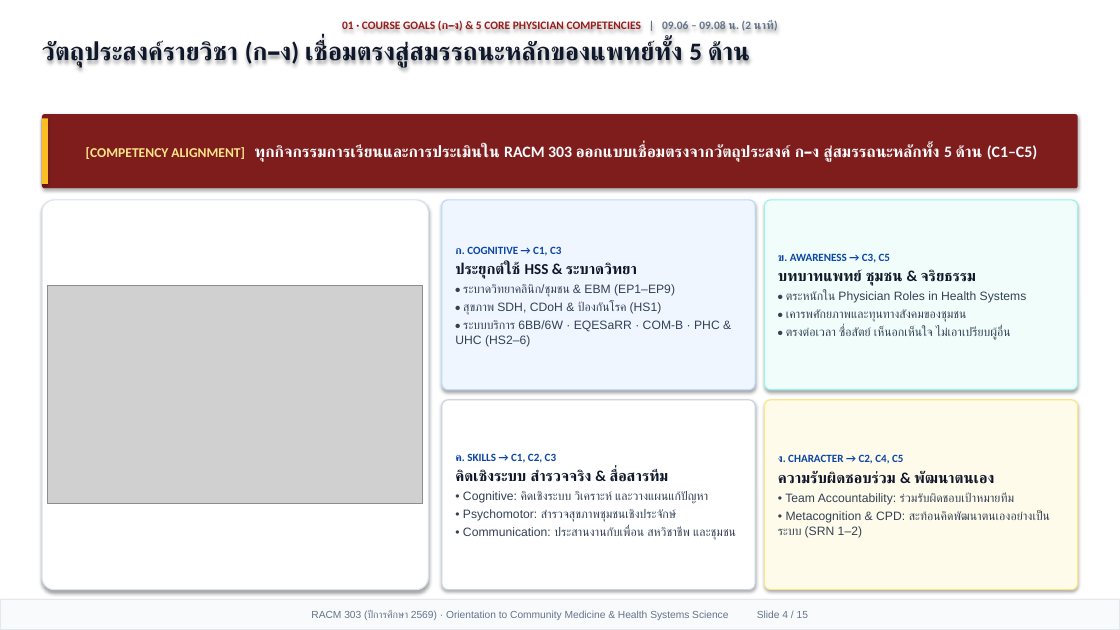
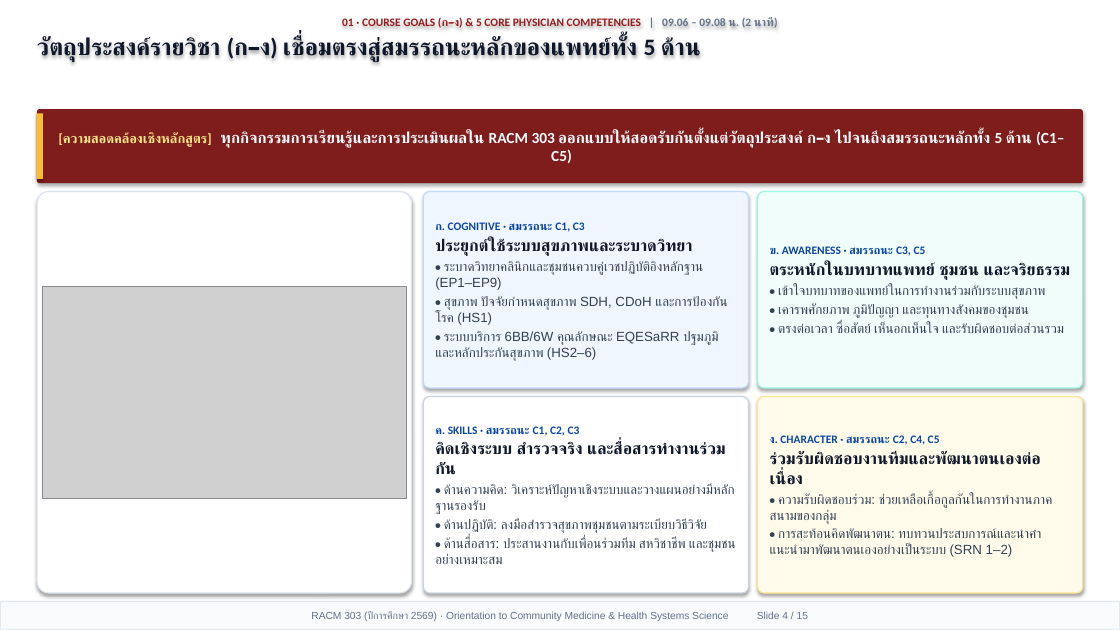
Before and after one commit to smartwoo/racm303-2569-faculty-member, a slide deck: slide 4 of exports/pptx/RACM303_2569_Orientation_Slides.pptx. Drawn at 1120x630 pixels with LibreOffice and Linux fonts; fonts in the diff are those of the drawing; grey boxes stand for pictures. Boxes give left, top, right and bottom in pixels: in the first picture for what was removed or moved away, otherwise in the second. Text is boxed around its words. In the diff, an @@ line names an element or a change of style, - is before the commit and + after.

```diff
--- a/exports/pptx/RACM303_2569_Orientation_Slides.pptx
+++ b/exports/pptx/RACM303_2569_Orientation_Slides.pptx
@@ text "01 · COURSE GOALS (ก–ง) ..." at (x1=37, y1=17, x2=778, y2=62): size 21.5 to 20.2 pt in "วัตถุประสงค์รายวิชา (ก–ง) เชื่อมตรงสู่สมรรถนะหลักของแพทย์ทั้ ..." @@
@@ rectangle moved from (x1=42, y1=118, x2=48, y2=184) to (x1=37, y1=113, x2=43, y2=179) @@
@@ rounded rectangle "[ความสอดคล้องเชิงหลักสูตร] ทุกกิจกรรมการเรียนรู้และการประเมิ ..." resized from (x1=42, y1=114, x2=1078, y2=188) to (x1=37, y1=109, x2=1083, y2=183) @@
@@ text in rounded rectangle at (x1=59, y1=130, x2=1064, y2=163): text changed; size 13.6 to 13.2 pt @@
-[COMPETENCY ALIGNMENT] ทุกกิจกรรมการเรียนและการประเมินใน RACM 303 ออกแบบเชื่อมตรงจากวัตถุประสงค์ ก–ง สู่สมรรถนะหลักทั้ง 5 ด้าน (C1–C5)
+[ความสอดคล้องเชิงหลักสูตร] ทุกกิจกรรมการเรียนรู้และการประเมินผลใน RACM 303 ออกแบบให้สอดรับกันตั้งแต่วัตถุประสงค์ ก–ง ไปจนถึงสมรรถนะหลักทั้ง 5 ด้าน (C1–C5)
@@ rounded rectangle resized from (x1=42, y1=200, x2=429, y2=590) to (x1=37, y1=192, x2=412, y2=593) @@
@@ rounded rectangle "ก. COGNITIVE · สมรรถนะ C1, ..." resized from (x1=442, y1=200, x2=755, y2=390) to (x1=423, y1=192, x2=749, y2=388) @@
@@ rounded rectangle "ข. AWARENESS · สมรรถนะ C3, ..." resized from (x1=765, y1=200, x2=1078, y2=390) to (x1=758, y1=192, x2=1083, y2=388) @@
@@ text in rounded rectangle at (x1=435, y1=222, x2=728, y2=361): text changed; size 10.4 to 11.4 pt @@
-ก. COGNITIVE → C1, C3
-ประยุกต์ใช้ HSS & ระบาดวิทยา
-• ระบาดวิทยาคลินิก/ชุมชน & EBM (EP1–EP9)
-• สุขภาพ SDH, CDoH & ป้องกันโรค (HS1)
-• ระบบบริการ 6BB/6W · EQESaRR · COM-B · PHC & UHC (HS2–6)
+ก. COGNITIVE · สมรรถนะ C1, C3
+ประยุกต์ใช้ระบบสุขภาพและระบาดวิทยา
+• ระบาดวิทยาคลินิกและชุมชนควบคู่เวชปฏิบัติอิงหลักฐาน (EP1–EP9)
+• สุขภาพ ปัจจัยกำหนดสุขภาพ SDH, CDoH และการป้องกันโรค (HS1)
+• ระบบบริการ 6BB/6W คุณลักษณะ EQESaRR ปฐมภูมิ และหลักประกันสุขภาพ (HS2–6)
@@ text in rounded rectangle at (x1=770, y1=246, x2=1071, y2=333): text changed; size 10.4 to 11.4 pt @@
-ข. AWARENESS → C3, C5
-บทบาทแพทย์ ชุมชน & จริยธรรม
-• ตระหนักใน Physician Roles in Health Systems
-• เคารพศักยภาพและทุนทางสังคมของชุมชน
-• ตรงต่อเวลา ซื่อสัตย์ เห็นอกเห็นใจ ไม่เอาเปรียบผู้อื่น
+ข. AWARENESS · สมรรถนะ C3, C5
+ตระหนักในบทบาทแพทย์ ชุมชน และจริยธรรม
+• เข้าใจบทบาทของแพทย์ในการทำงานร่วมกับระบบสุขภาพ
+• เคารพศักยภาพ ภูมิปัญญา และทุนทางสังคมของชุมชน
+• ตรงต่อเวลา ซื่อสัตย์ เห็นอกเห็นใจ และรับผิดชอบต่อส่วนรวม
@@ picture resized from (x1=48, y1=286, x2=423, y2=503) to (x1=42, y1=287, x2=407, y2=498) @@
@@ rounded rectangle "ค. SKILLS · สมรรถนะ C1, ..." resized from (x1=442, y1=400, x2=755, y2=590) to (x1=423, y1=397, x2=749, y2=593) @@
@@ rounded rectangle "ง. CHARACTER · สมรรถนะ C2, ..." resized from (x1=765, y1=400, x2=1078, y2=590) to (x1=758, y1=397, x2=1083, y2=593) @@
@@ text in rounded rectangle at (x1=435, y1=426, x2=736, y2=564): text changed; size 10.4 to 11.4 pt @@
-ค. SKILLS → C1, C2, C3
-คิดเชิงระบบ สำรวจจริง & สื่อสารทีม
-• Cognitive: คิดเชิงระบบ วิเคราะห์ และวางแผนแก้ปัญหา
-• Psychomotor: สำรวจสุขภาพชุมชนเชิงประจักษ์
-• Communication: ประสานงานกับเพื่อน สหวิชาชีพ และชุมชน
+ค. SKILLS · สมรรถนะ C1, C2, C3
+คิดเชิงระบบ สำรวจจริง และสื่อสารทำงานร่วมกัน
+• ด้านความคิด: วิเคราะห์ปัญหาเชิงระบบและวางแผนอย่างมีหลักฐานรองรับ
+• ด้านปฏิบัติ: ลงมือสำรวจสุขภาพชุมชนตามระเบียบวิธีวิจัย
+• ด้านสื่อสาร: ประสานงานกับเพื่อนร่วมทีม สหวิชาชีพ และชุมชนอย่างเหมาะสม
@@ text in rounded rectangle at (x1=770, y1=435, x2=1053, y2=557): text changed; size 10.4 to 11.4 pt @@
-ง. CHARACTER → C2, C4, C5
-ความรับผิดชอบร่วม & พัฒนาตนเอง
-• Team Accountability: ร่วมรับผิดชอบเป้าหมายทีม
-• Metacognition & CPD: สะท้อนคิดพัฒนาตนเองอย่างเป็นระบบ (SRN 1–2)
+ง. CHARACTER · สมรรถนะ C2, C4, C5
+ร่วมรับผิดชอบงานทีมและพัฒนาตนเองต่อเนื่อง
+• ความรับผิดชอบร่วม: ช่วยเหลือเกื้อกูลกันในการทำงานภาคสนามของกลุ่ม
+• การสะท้อนคิดพัฒนาตน: ทบทวนประสบการณ์และนำคำแนะนำมาพัฒนาตนเองอย่างเป็นระบบ (SRN 1–2)
```
Also in this commit, not shown: 13 other slides changed, 1 slide added, 1 slide removed, 5 other files.
